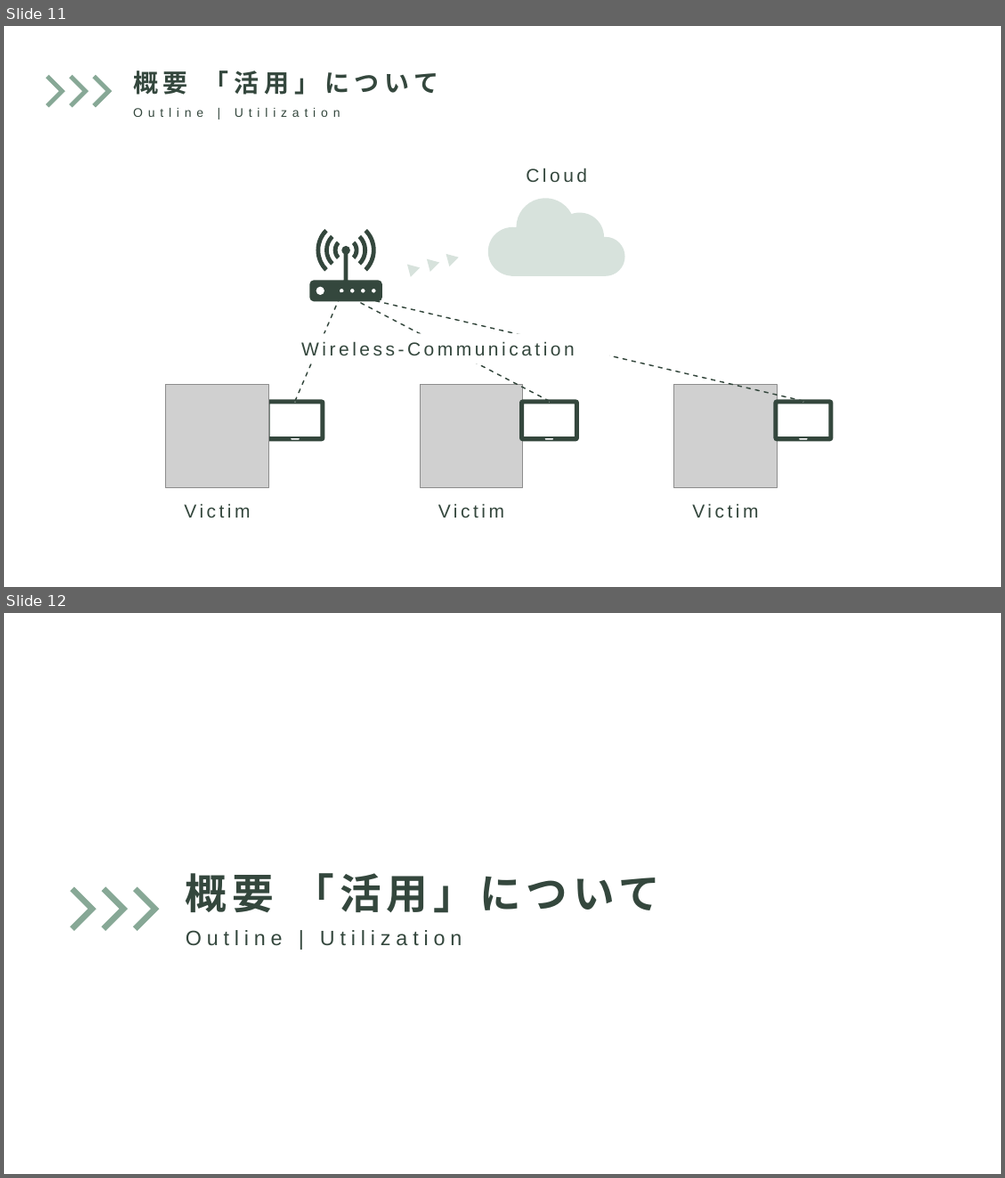
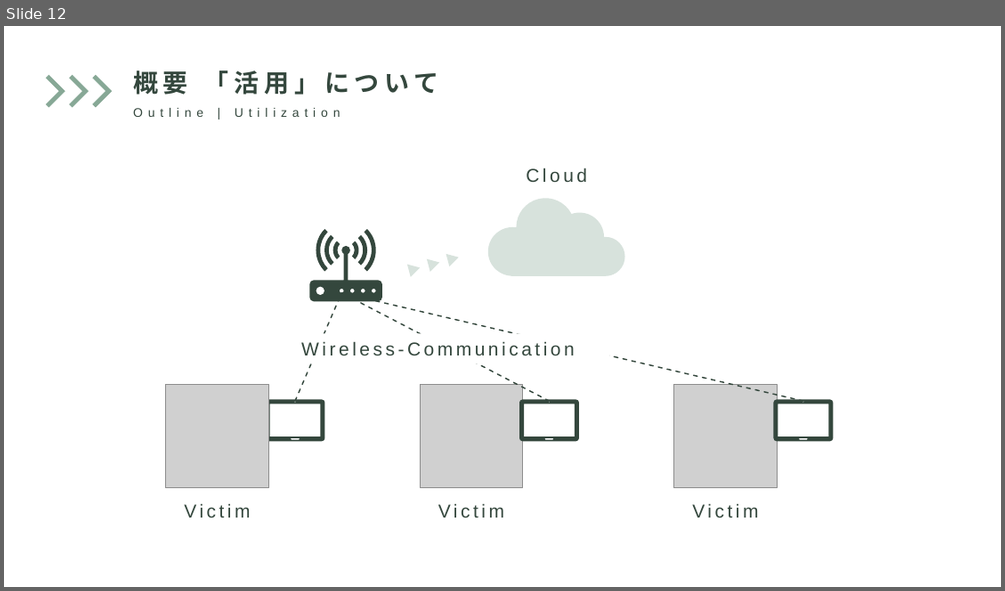
Before and after one commit to nearfactory/2024-toin-cansat, a slide deck: プレゼン/桐蔭-事後プレゼン.pptx. Shown one above the other, each under a label of ours: slides 11 and 12 before the commit, slide 12 after it. The pictures are 1005x1178 and 1005x591 pixels, drawn with LibreOffice and Linux fonts; fonts in the diff are those of the drawing; grey boxes stand for pictures. Boxes give left, top, right and bottom in pixels: in the first picture for what was removed or moved away, otherwise in the second. Text is boxed around its words. In the diff, an @@ line names an element or a change of style, - is before the commit and + after.

```diff
--- a/プレゼン/桐蔭-事後プレゼン.pptx
+++ b/プレゼン/桐蔭-事後プレゼン.pptx
@@ slide 12 removed at (x1=4, y1=613, x2=1001, y2=1174), background #FFFFFF @@
@@ text removed at (x1=186, y1=873, x2=660, y2=913) @@
-概要 「活用」について
@@ freeform shape removed at (x1=52, y1=887, x2=97, y2=932) @@
@@ freeform shape removed at (x1=83, y1=887, x2=128, y2=932) @@
@@ freeform shape removed at (x1=115, y1=887, x2=160, y2=932) @@
@@ text removed at (x1=186, y1=930, x2=461, y2=945) @@
-Outline | Utilization
@@ what was slide 11 is now slide 12 @@
```
Also in this commit, not shown: 1 slide changed, 1 slide added, 1 other slide removed, 51 other files.
